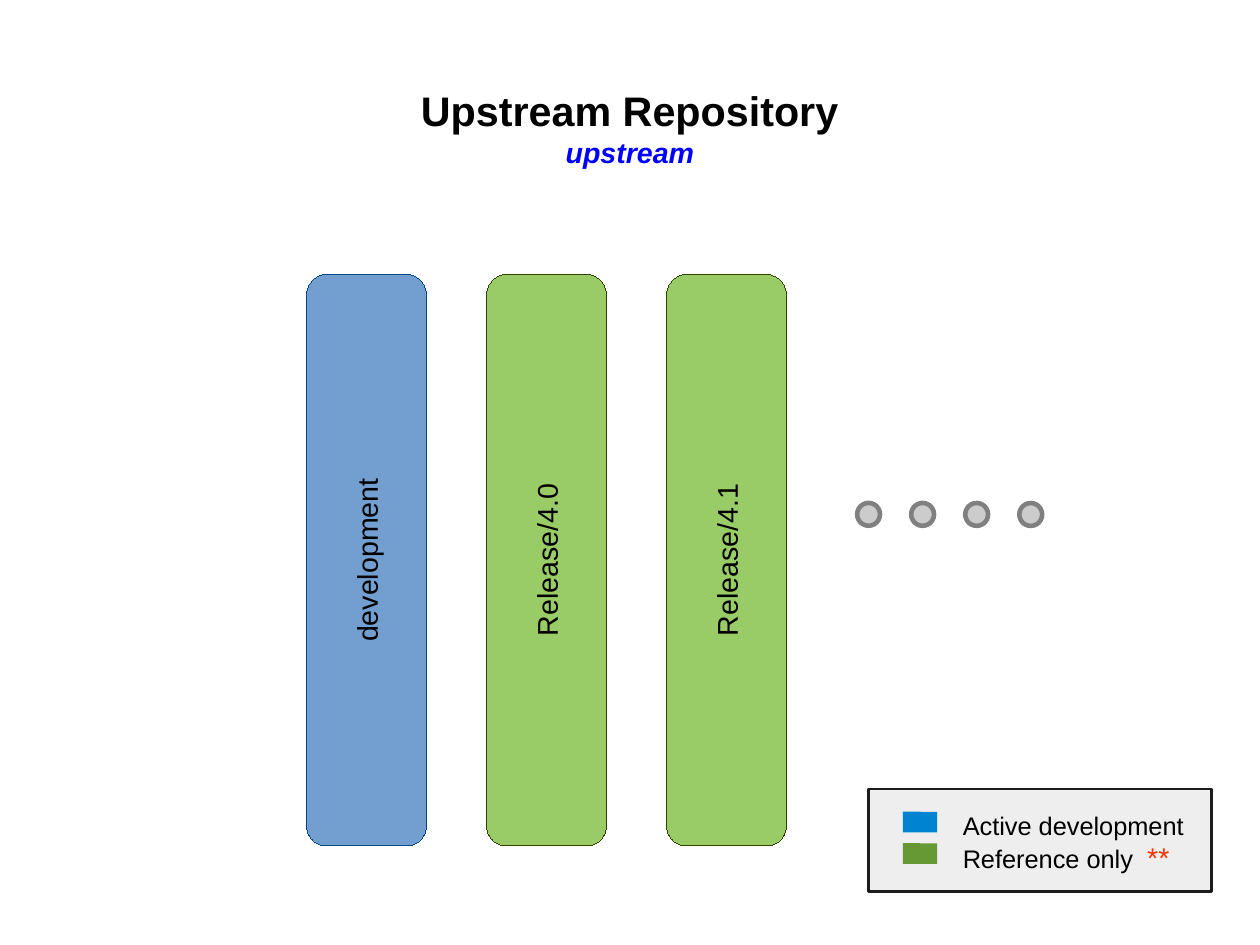
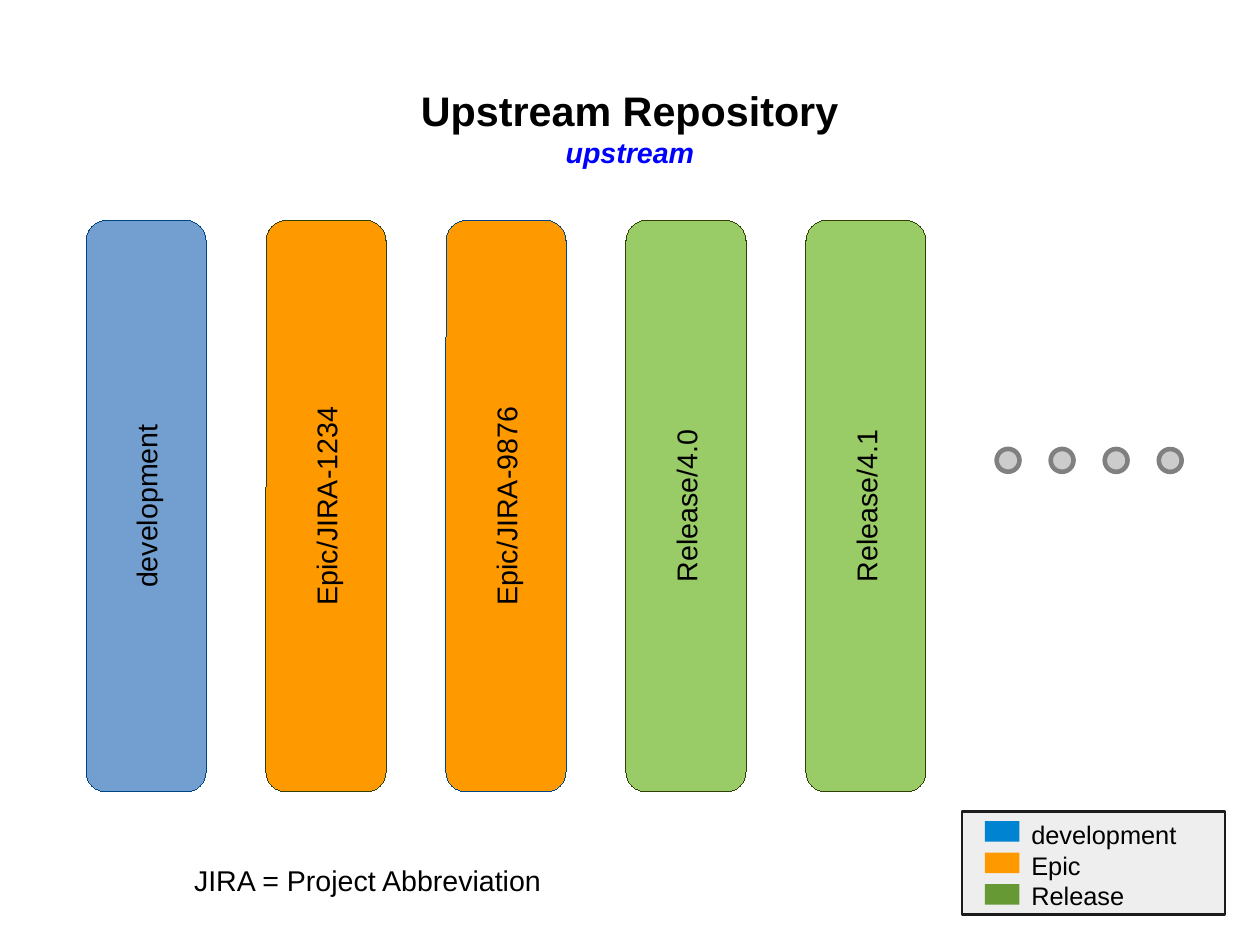
Before and after one commit to SiliconValleyOffice/GitHelp, a slide deck: slide 1 of Documents/RepositoryManagement.odp. Drawn at 1260x945 pixels with LibreOffice and Linux fonts; fonts in the diff are those of the drawing. Boxes give left, top, right and bottom in pixels: in the first picture for what was removed or moved away, otherwise in the second. Text is boxed around its words. In the diff, an @@ line names an element or a change of style, - is before the commit and + after.

```diff
--- a/Documents/RepositoryManagement.odp
+++ b/Documents/RepositoryManagement.odp
@@ rounded rectangle "development": place and size @@
-rounded rectangle "development" at (307,274,427,846)
+rounded rectangle "development" at (86,220,206,792)
@@ rounded rectangle added at (266,220,386,792), fill #FF9900, outline #314004 0 pt, 18 pt, text #000000 @@
+Epic/JIRA-1234
@@ rounded rectangle added at (446,220,567,792), fill #FF9900, outline #004586 0 pt, 18 pt, text #000000 @@
+Epic/JIRA-9876
@@ 4 ellipses, 2 rounded rectangles: place and size @@
-4 ellipses, 2 rounded rectangles at (487,274,1043,846)
+4 ellipses, 2 rounded rectangles at (626,220,1182,792)
@@ rectangle: place and size @@
-rectangle at (869,789,1212,892)
+rectangle at (963,812,1226,915)
@@ line moved from (903, 822) - (938, 822) to (986, 831) - (1020, 831) @@
@@ text at (1031,825,1176,906): text changed @@
-Active development
-Reference only **
+development
+Epic
+Release
@@ line moved from (903, 854) - (938, 854) to (986, 863) - (1020, 863) @@
@@ line (986, 863) - (1020, 863): stroke #669933 12.95 pt to #FF9900 12.95 pt @@
@@ text added at (194,870,541,897), 18 pt, text #000000 @@
+JIRA = Project Abbreviation
@@ line added from (986, 894) to (1020, 894), #669933 12.95 pt @@
```
Also in this commit, not shown: 1 other slide changed, 6 other files.
